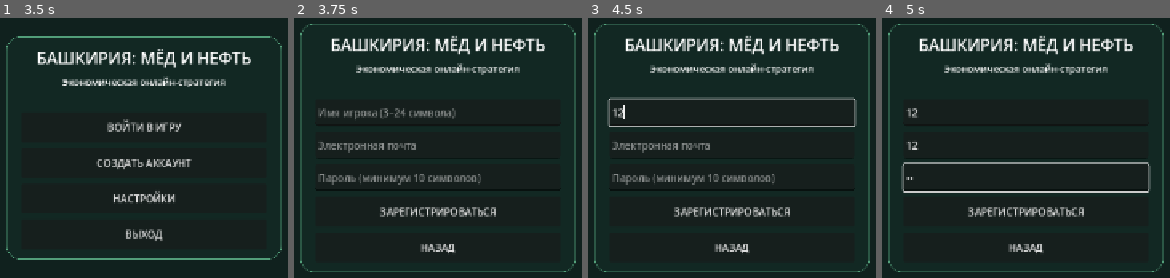
Above: before the commit, frames 1-4 (left to right).
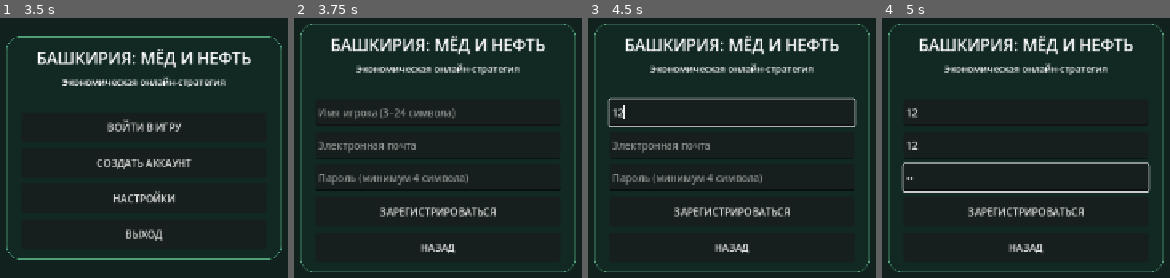
Above: after the commit, the same moments.

Repository: maillunex-lang/LunexEconom
Game: Godot game, scene res://main.tscn
Same seed, same stepped clock (60 frames per second), same inputs: the game is played once before the commit and once after it.
Inputs (mouse positions are in pixels of both pictures, inside the frame that each line leads up to):
- Up to frame 1 (3.5 s): click "ВОЙТИ В ИГРУ" at 0.5 s; click (144, 129) at 1.27 s; type "12" at 1.35 s; click (144, 161) at 1.5 s; type "12" at 1.58 s; click "ВОЙТИ" at 2 s; click "НАЗАД" at 2.75 s
- Up to frame 2 (3.75 s): click "СОЗДАТЬ АККАУНТ" at 3.5 s
- Up to frame 3 (4.5 s): click (732, 111) at 4.27 s; type "12" at 4.35 s
- Up to frame 4 (5 s): click (1026, 145) at 4.5 s; type "12" at 4.58 s; click (1026, 176) at 4.73 s; type "12" at 4.82 s

Frame 1 is identical in both runs. In frame 2, 0.4% of the frame differs, in the area x 40-65%, y 60-64%; in frame 3, 0.4%; in frame 4, nothing differs.

Commit message:
fix(auth): allow passwords from 4 characters in registration

Diff:
--- a/client/main.gd
+++ b/client/main.gd
@@ -133,7 +133,7 @@
     _panel()
     username = _field("Имя игрока (3–24 символа)")
     email = _field("Электронная почта")
-    password = _field("Пароль (минимум 10 символов)", true)
+    password = _field("Пароль (минимум 4 символа)", true)
     _button("ЗАРЕГИСТРИРОВАТЬСЯ", func(): _submit_register())
     _button("НАЗАД", func(): _show_home())
     _layout()
